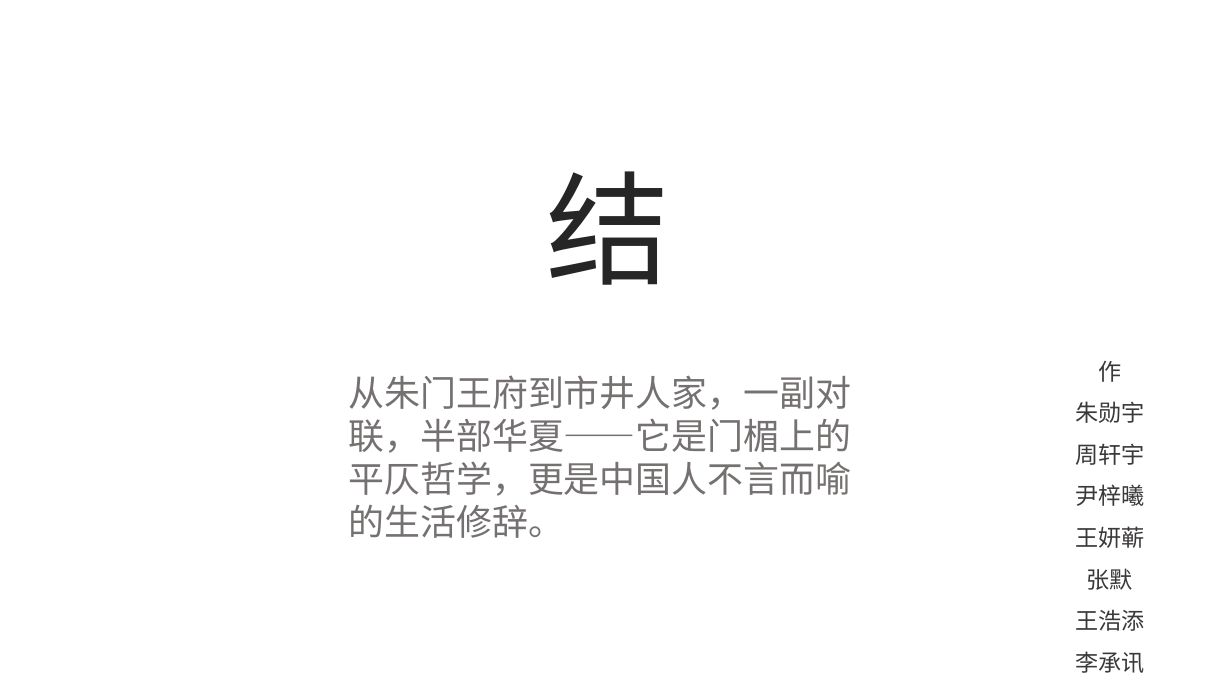
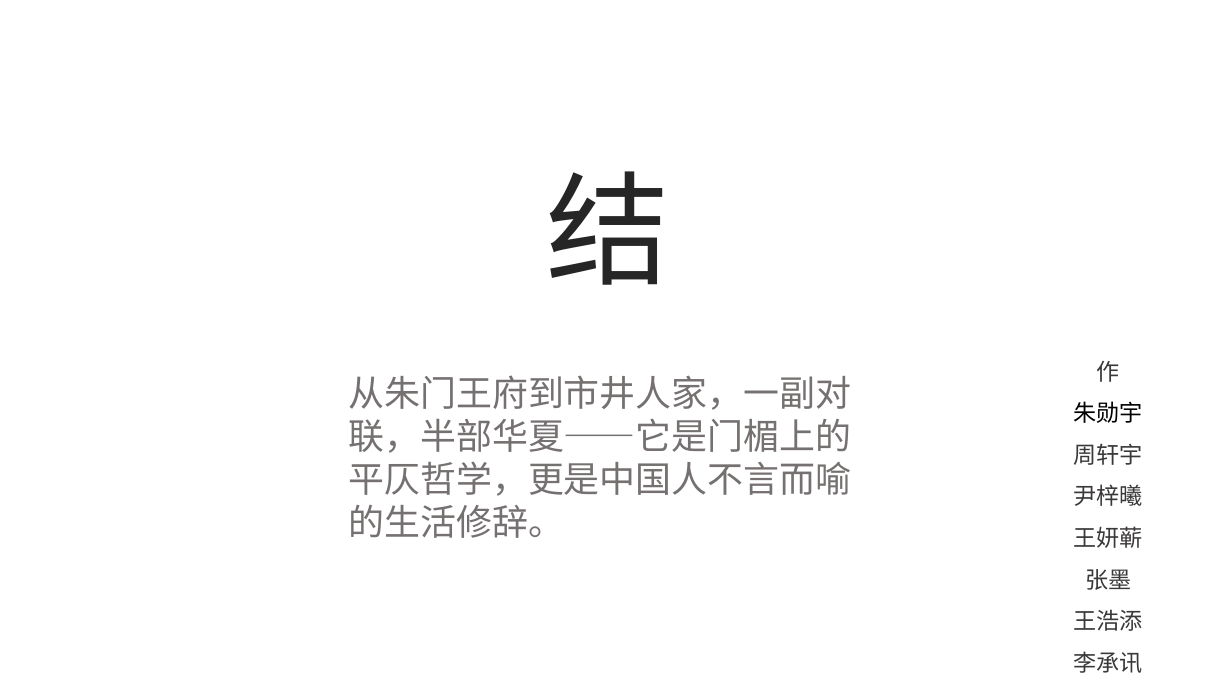
Before and after one commit to GEJISO/gejiso.github.io, a slide deck: slide 8 of downloads/关于对联的那些事.pptx. Drawn at 1232x693 pixels with LibreOffice and Linux fonts; fonts in the diff are those of the drawing; background and template pictures are left out. Boxes give left, top, right and bottom in pixels: in the first picture for what was removed or moved away, otherwise in the second. Text is boxed around its words. In the diff, an @@ line names an element or a change of style, - is before the commit and + after.

```diff
--- a/downloads/关于对联的那些事.pptx
+++ b/downloads/关于对联的那些事.pptx
@@ text at [1074, 401, 1143, 423]: text colour #3B3838 to #000000 in "朱勋宇" @@
@@ text at [1085, 569, 1131, 590]: text changed @@
-张默
+张墨
```
Also in this commit, not shown: 5 other slides changed.
